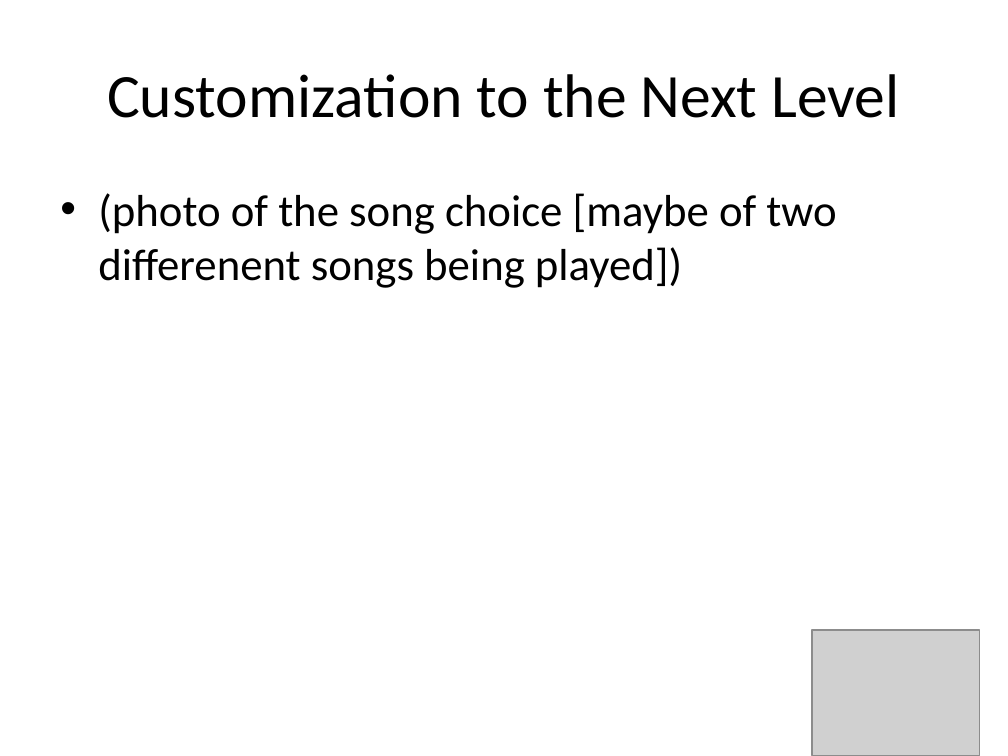
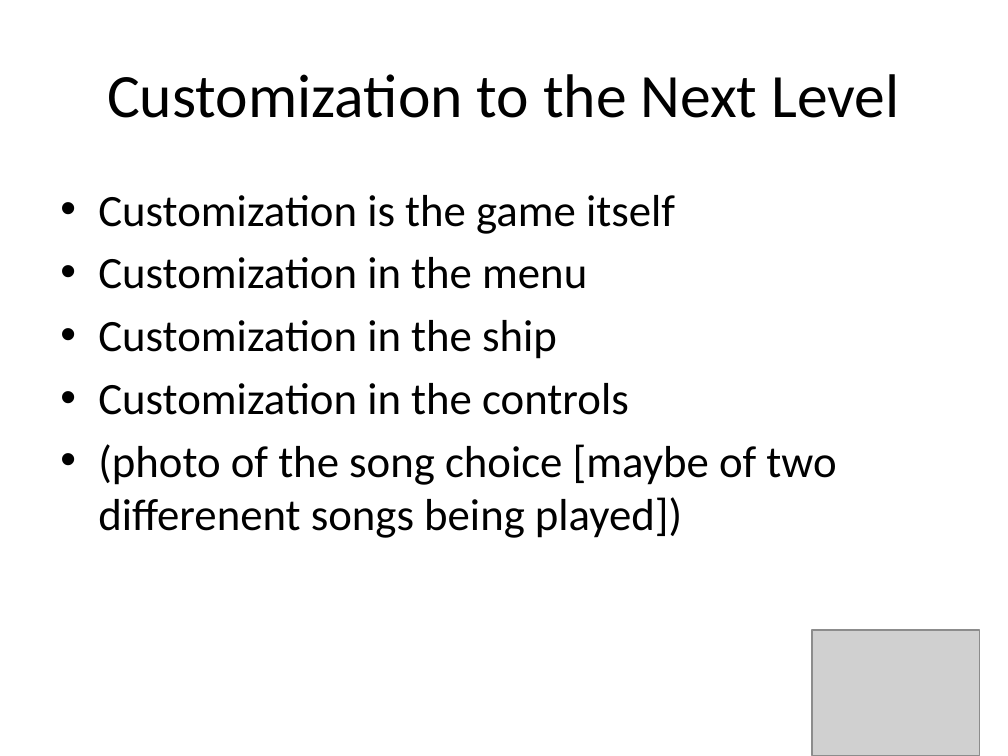
Before and after one commit to amlees/The-Great-Audio-Race, a slide deck: slide 9 of presenationTWO.pptx. Drawn at 1008x756 pixels with LibreOffice and Linux fonts; fonts in the diff are those of the drawing; grey boxes stand for pictures. Boxes give left, top, right and bottom in pixels: in the first picture for what was removed or moved away, otherwise in the second. Text is boxed around its words. In the diff, an @@ line names an element or a change of style, - is before the commit and + after.

Commit message:
Add new main menu

```diff
--- a/presenationTWO.pptx
+++ b/presenationTWO.pptx
@@ text at <box>98,195,675,415</box>: paragraphs added @@
+• Customization is the game itself
+• Customization in the menu
+• Customization in the ship
+• Customization in the controls
```
Also in this commit, not shown: 3 other slides changed.
